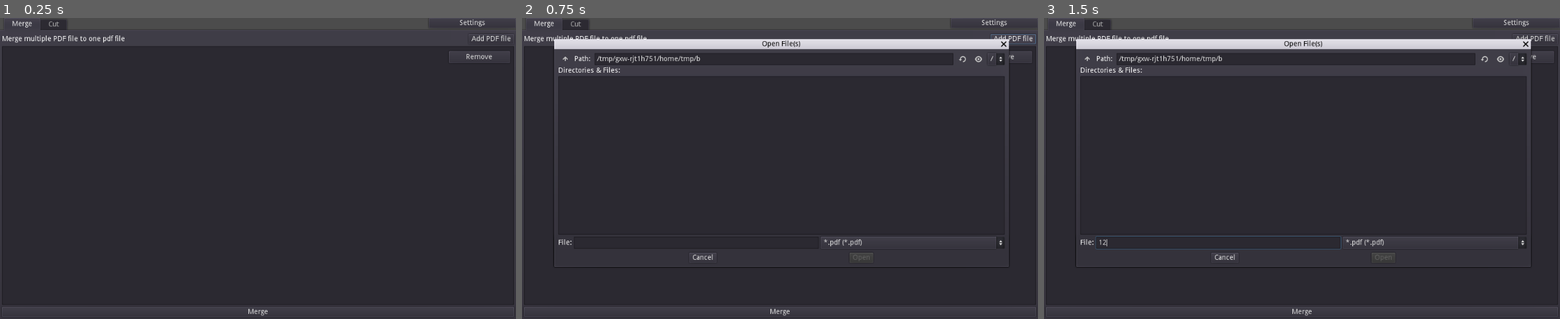
Above: before the commit, frames 1-3 (left to right).
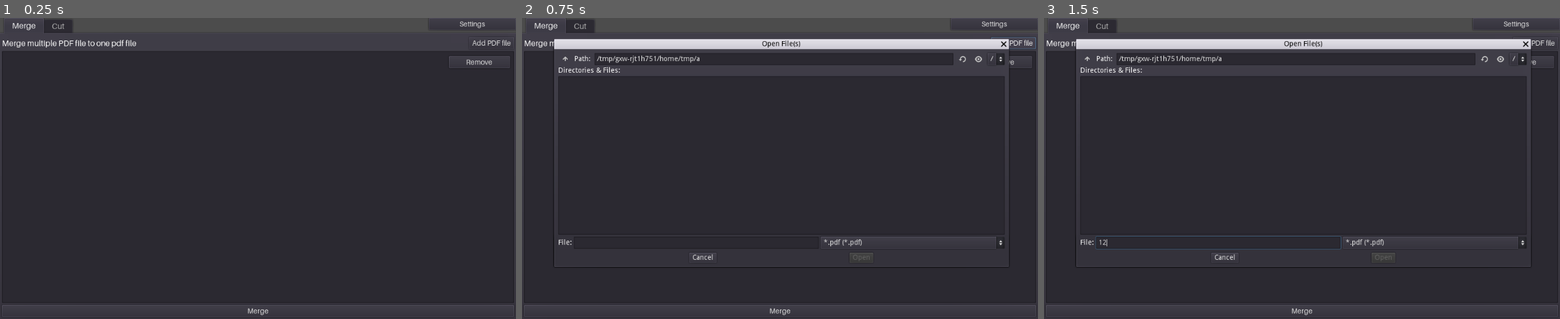
Above: after the commit, the same moments.

Repository: swip3798/OPT
Game: Godot game, scene res://screens/MainScreen.tscn
Two runs of this game, one before a commit and one after it. Both use one fixed random seed, a clock stepped at 60 frames per second and the inputs below.
Inputs (mouse positions are in pixels of both pictures, inside the frame that each line leads up to):
- Up to frame 1 (0.25 s): no input
- Up to frame 2 (0.75 s): click "Add PDF file" at 0.5 s
- Up to frame 3 (1.5 s): click (1219, 243) at 1.27 s; type "12" at 1.35 s

The runs differ from the first frame. In frame 1, 1.5% of the frame differs, in the area x 0-100%, y 0-99%; in frame 2, 1.0%; in frame 3, 0.9%.

Commit message:
Added custom font

Diff:
--- /dev/null
+++ b/res/fonts/button_font.tres
@@ -0,0 +1,7 @@
+[gd_resource type="DynamicFont" load_steps=2 format=2]
+
+[ext_resource path="res://res/raw_font/Aileron-Regular.otf" type="DynamicFontData" id=1]
+
+[resource]
+size = 14
+font_data = ExtResource( 1 )
--- /dev/null
+++ b/res/fonts/regular16.tres
@@ -0,0 +1,6 @@
+[gd_resource type="DynamicFont" load_steps=2 format=2]
+
+[ext_resource path="res://res/raw_font/Aileron-Regular.otf" type="DynamicFontData" id=1]
+
+[resource]
+font_data = ExtResource( 1 )
--- a/screens/Cut.tscn
+++ b/screens/Cut.tscn
@@ -1,7 +1,9 @@
-[gd_scene load_steps=3 format=2]
+[gd_scene load_steps=5 format=2]
 
 [ext_resource path="res://widgets/FileChooser.tscn" type="PackedScene" id=1]
 [ext_resource path="res://screens/Cut.gd" type="Script" id=2]
+[ext_resource path="res://res/fonts/regular16.tres" type="DynamicFont" id=3]
+[ext_resource path="res://res/fonts/button_font.tres" type="DynamicFont" id=4]
 
 [node name="Cut" type="Control"]
 anchor_right = 1.0
@@ -20,33 +22,35 @@
 
 [node name="Label" type="Label" parent="VBoxContainer"]
 margin_right = 1024.0
-margin_bottom = 14.0
+margin_bottom = 20.0
+custom_fonts/font = ExtResource( 3 )
 text = "cut_description"
 
 [node name="FileChooser" parent="VBoxContainer" instance=ExtResource( 1 )]
-margin_top = 18.0
-margin_bottom = 38.0
+margin_top = 24.0
+margin_bottom = 48.0
 dialog_path = NodePath("../../FileDialog")
 
 [node name="ScrollContainer" type="ScrollContainer" parent="VBoxContainer"]
-margin_top = 42.0
+margin_top = 52.0
 margin_right = 1024.0
-margin_bottom = 576.0
+margin_bottom = 572.0
 size_flags_horizontal = 3
 size_flags_vertical = 3
 follow_focus = true
 
 [node name="PageCollection" type="GridContainer" parent="VBoxContainer/ScrollContainer"]
 margin_right = 1024.0
-margin_bottom = 534.0
+margin_bottom = 520.0
 size_flags_horizontal = 3
 size_flags_vertical = 3
 columns = 8
 
 [node name="Cut" type="Button" parent="VBoxContainer"]
-margin_top = 580.0
+margin_top = 576.0
 margin_right = 1024.0
 margin_bottom = 600.0
+custom_fonts/font = ExtResource( 4 )
 text = "cut_at_position"
 
 [node name="FileDialog" type="FileDialog" parent="."]
--- a/screens/MainScreen.tscn
+++ b/screens/MainScreen.tscn
@@ -1,8 +1,10 @@
-[gd_scene load_steps=4 format=2]
+[gd_scene load_steps=6 format=2]
 
 [ext_resource path="res://screens/Merge.tscn" type="PackedScene" id=1]
 [ext_resource path="res://screens/Cut.tscn" type="PackedScene" id=2]
 [ext_resource path="res://screens/MainScreen.gd" type="Script" id=3]
+[ext_resource path="res://res/fonts/regular16.tres" type="DynamicFont" id=4]
+[ext_resource path="res://res/fonts/button_font.tres" type="DynamicFont" id=5]
 
 [node name="MainScreen" type="Control"]
 anchor_right = 1.0
@@ -17,6 +19,7 @@
 anchor_bottom = 1.0
 size_flags_horizontal = 3
 size_flags_vertical = 3
+custom_fonts/font = ExtResource( 4 )
 tab_align = 0
 __meta__ = {
 "_edit_use_anchors_": false
@@ -24,7 +27,7 @@
 
 [node name="merge_tab_resize" parent="TabContainer" instance=ExtResource( 1 )]
 margin_left = 4.0
-margin_top = 32.0
+margin_top = 38.0
 margin_right = -4.0
 margin_bottom = -4.0
 
@@ -40,6 +43,7 @@
 anchor_right = 1.0
 margin_left = -173.0
 margin_bottom = 20.0
+custom_fonts/font = ExtResource( 5 )
 text = "settings"
 __meta__ = {
 "_edit_use_anchors_": false
--- a/screens/Merge.tscn
+++ b/screens/Merge.tscn
@@ -1,6 +1,8 @@
-[gd_scene load_steps=2 format=2]
+[gd_scene load_steps=4 format=2]
 
 [ext_resource path="res://screens/Merge.gd" type="Script" id=1]
+[ext_resource path="res://res/fonts/regular16.tres" type="DynamicFont" id=2]
+[ext_resource path="res://res/fonts/button_font.tres" type="DynamicFont" id=3]
 
 [node name="Merge" type="Control"]
 anchor_right = 1.0
@@ -19,26 +21,28 @@
 
 [node name="HBoxContainer" type="HBoxContainer" parent="Merge"]
 margin_right = 1024.0
-margin_bottom = 20.0
+margin_bottom = 24.0
 alignment = 2
 
 [node name="Label" type="Label" parent="Merge/HBoxContainer"]
-margin_top = 3.0
-margin_right = 933.0
-margin_bottom = 17.0
+margin_top = 2.0
+margin_right = 929.0
+margin_bottom = 22.0
 size_flags_horizontal = 3
+custom_fonts/font = ExtResource( 2 )
 text = "merge_long"
 
 [node name="AddDoc" type="Button" parent="Merge/HBoxContainer"]
-margin_left = 937.0
+margin_left = 933.0
 margin_right = 1024.0
-margin_bottom = 20.0
+margin_bottom = 24.0
+custom_fonts/font = ExtResource( 3 )
 text = "add_pdf_file"
 
 [node name="ItemList" type="ItemList" parent="Merge"]
-margin_top = 24.0
+margin_top = 28.0
 margin_right = 1024.0
-margin_bottom = 576.0
+margin_bottom = 572.0
 size_flags_vertical = 3
 select_mode = 1
 
@@ -49,15 +53,17 @@
 margin_top = 10.0
 margin_right = -8.0
 margin_bottom = 34.0
+custom_fonts/font = ExtResource( 3 )
 text = "remove"
 __meta__ = {
 "_edit_use_anchors_": false
 }
 
 [node name="Merge" type="Button" parent="Merge"]
-margin_top = 580.0
+margin_top = 576.0
 margin_right = 1024.0
 margin_bottom = 600.0
+custom_fonts/font = ExtResource( 3 )
 text = "merge"
 
 [node name="FileDialog" type="FileDialog" parent="."]
--- a/widgets/FileChooser.tscn
+++ b/widgets/FileChooser.tscn
@@ -1,6 +1,7 @@
-[gd_scene load_steps=2 format=2]
+[gd_scene load_steps=3 format=2]
 
 [ext_resource path="res://widgets/FileChooser.gd" type="Script" id=1]
+[ext_resource path="res://res/fonts/button_font.tres" type="DynamicFont" id=2]
 
 [node name="FileChooser" type="HBoxContainer"]
 margin_right = 1024.0
@@ -11,14 +12,16 @@
 }
 
 [node name="TextEdit" type="TextEdit" parent="."]
-margin_right = 962.0
-margin_bottom = 20.0
+margin_right = 961.0
+margin_bottom = 24.0
 size_flags_horizontal = 3
+custom_fonts/font = ExtResource( 2 )
 
 [node name="Browse" type="Button" parent="."]
-margin_left = 966.0
+margin_left = 965.0
 margin_right = 1024.0
-margin_bottom = 20.0
+margin_bottom = 24.0
+custom_fonts/font = ExtResource( 2 )
 text = "browse"
 [connection signal="text_changed" from="TextEdit" to="." method="_on_TextEdit_text_changed"]
 [connection signal="pressed" from="Browse" to="." method="_on_Browse_pressed"]
--- a/widgets/PageHolder.tscn
+++ b/widgets/PageHolder.tscn
@@ -1,7 +1,8 @@
-[gd_scene load_steps=6 format=2]
+[gd_scene load_steps=7 format=2]
 
 [ext_resource path="res://widgets/PageHolder.gd" type="Script" id=1]
 [ext_resource path="res://icon.png" type="Texture" id=2]
+[ext_resource path="res://res/fonts/button_font.tres" type="DynamicFont" id=3]
 
 [sub_resource type="StyleBoxFlat" id=1]
 content_margin_left = 5.0
@@ -41,15 +42,15 @@
 }
 
 [node name="VBoxContainer" type="VBoxContainer" parent="."]
-margin_right = 93.0
-margin_bottom = 82.0
+margin_right = 1788.0
+margin_bottom = 1843.0
 __meta__ = {
 "_edit_use_anchors_": false
 }
 
 [node name="TextureRect" type="TextureRect" parent="VBoxContainer"]
-margin_right = 93.0
-margin_bottom = 64.0
+margin_right = 1788.0
+margin_bottom = 1821.0
 texture = ExtResource( 2 )
 stretch_mode = 6
 __meta__ = {
@@ -57,21 +58,22 @@
 }
 
 [node name="Label" type="Label" parent="VBoxContainer"]
-margin_top = 68.0
-margin_right = 93.0
-margin_bottom = 82.0
+margin_top = 1825.0
+margin_right = 1788.0
+margin_bottom = 1843.0
+custom_fonts/font = ExtResource( 3 )
 text = "dwadawdwadw"
 align = 1
 
 [node name="Button" type="Button" parent="."]
-margin_left = 97.0
-margin_right = 107.0
-margin_bottom = 82.0
+margin_left = 1792.0
+margin_right = 1802.0
+margin_bottom = 1843.0
 focus_mode = 1
 custom_styles/hover = SubResource( 1 )
-custom_styles/pressed = SubResource( 3 )
-custom_styles/focus = SubResource( 3 )
-custom_styles/normal = SubResource( 2 )
+custom_styles/pressed = SubResource( 2 )
+custom_styles/focus = SubResource( 2 )
+custom_styles/normal = SubResource( 3 )
 enabled_focus_mode = 1
 [connection signal="focus_exited" from="Button" to="." method="_on_Button_focus_exited"]
 [connection signal="pressed" from="Button" to="." method="_on_Button_pressed"]
Binary file added: res/raw_font/Aileron-Black.otf
Binary file added: res/raw_font/Aileron-Heavy.otf
Binary file added: res/raw_font/Aileron-Regular.otf
Not shown: 2 places in widgets/PageHolder.tscn that only renumber resources
